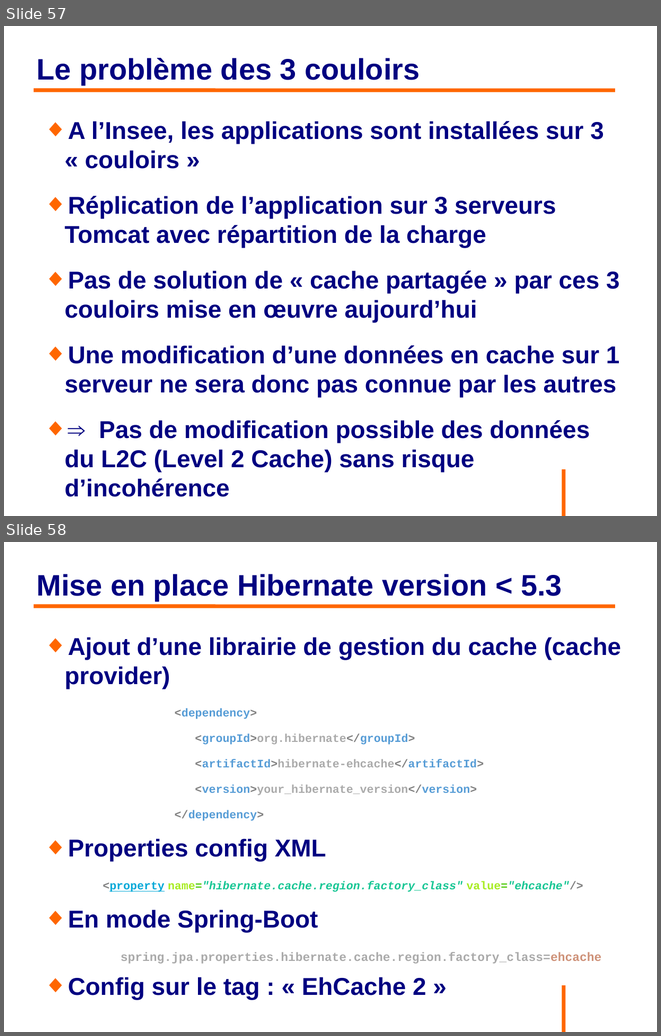
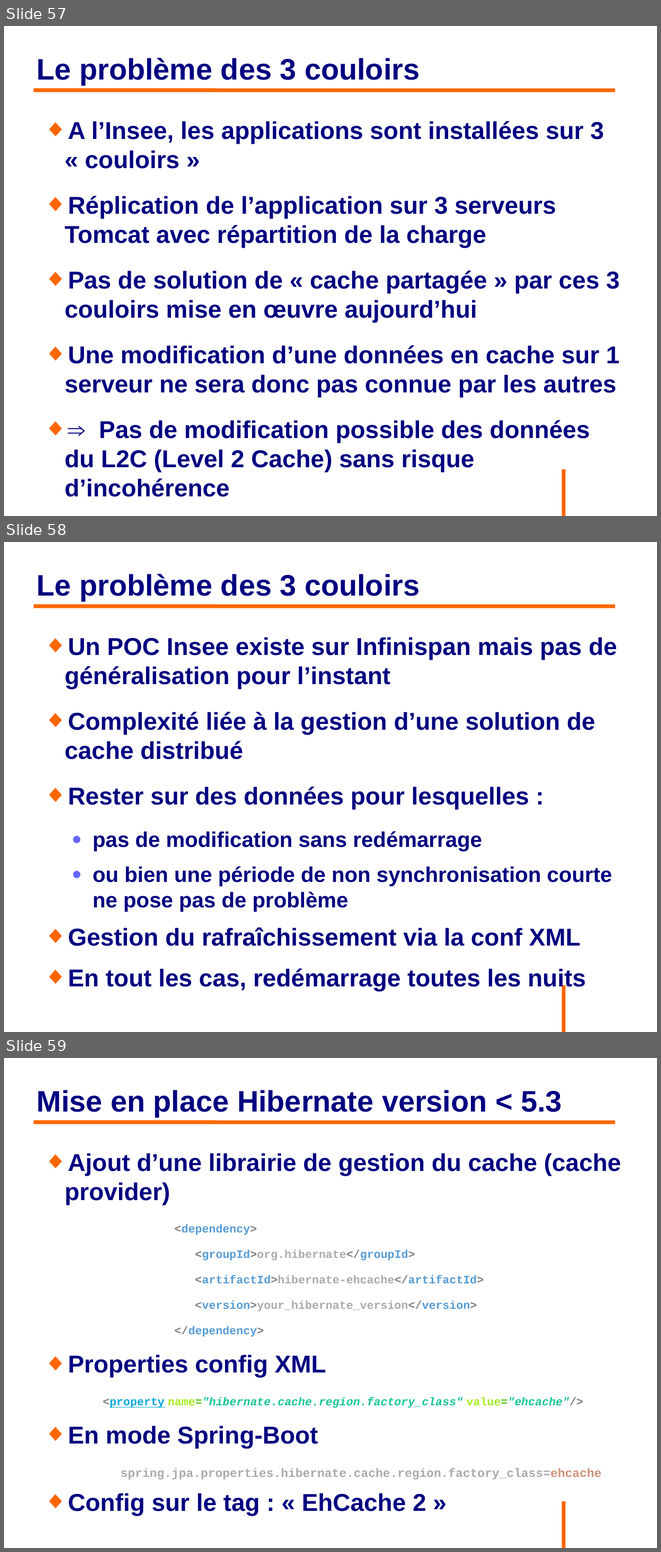
Before and after one commit to philphils/formation-hibernate-avancee, a slide deck: Documentation/diapo_formation_hibernate_avancee.odp. Shown one above the other, each under a label of ours: slides 57 and 58 before the commit, slides 57, 58 and 59 after it. The pictures are 661x1036 and 661x1552 pixels, drawn with LibreOffice and Linux fonts; fonts in the diff are those of the drawing; background and template pictures are left out. Boxes give left, top, right and bottom in pixels: in the first picture for what was removed or moved away, otherwise in the second. Text is boxed around its words. In the diff, an @@ line names an element or a change of style, - is before the commit and + after.

Commit message:
Ajout diapo Infinispan

```diff
--- a/Documentation/diapo_formation_hibernate_avancee.odp
+++ b/Documentation/diapo_formation_hibernate_avancee.odp
@@ slide 58 added at [4, 542, 657, 1032], background #FFFFFF; not listed: 1 template element that a slide beside it also shows @@
@@ title added at [37, 574, 420, 601], 36 pt, text #000080, bold @@
+Le problème des 3 couloirs
@@ line added from (34, 606) to (616, 606), #FF6600 4.54 pt @@
@@ text added at [64, 637, 617, 991], 29.6 pt, text #000080, bold @@
+◆ Un POC Insee existe sur Infinispan mais pas de généralisation pour l’instant
+◆ Complexité liée à la gestion d’une solution de cache distribué
+◆ Rester sur des données pour lesquelles :
+  ● pas de modification sans redémarrage
+  ● ou bien une période de non synchronisation courte ne pose pas de problème
+◆ Gestion du rafraîchissement via la conf XML
+◆ En tout les cas, redémarrage toutes les nuits
@@ what was slide 58 is now slide 59 @@
```
Also in this commit, not shown: 2 slides changed.
